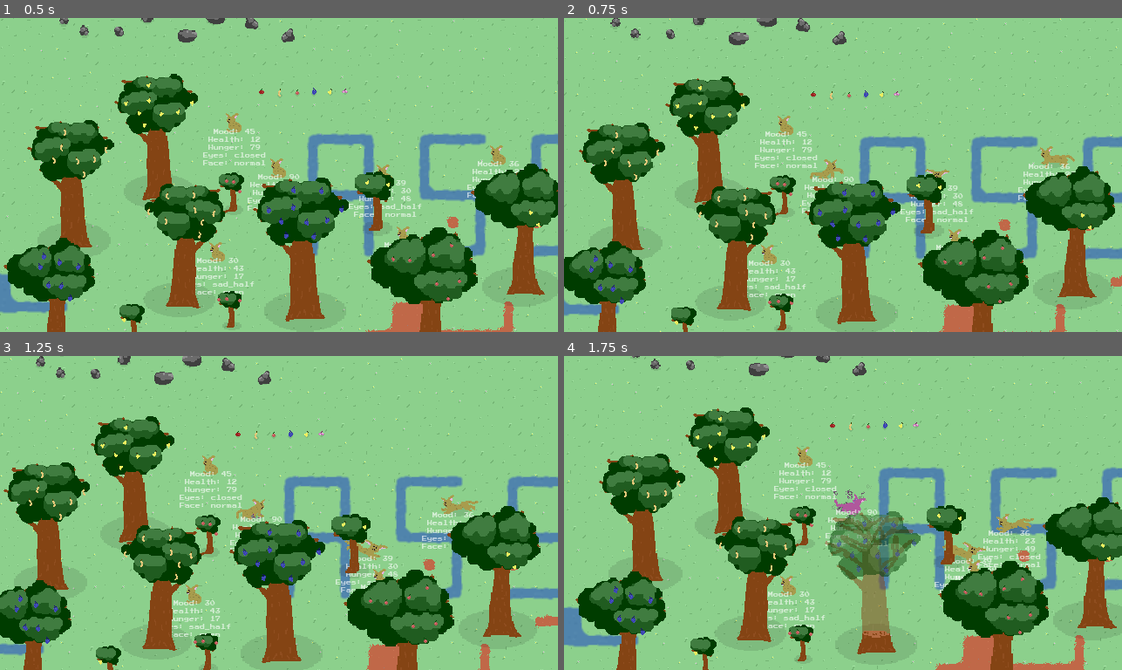
Above: before the commit, frames 1-4 (two rows, left to right).
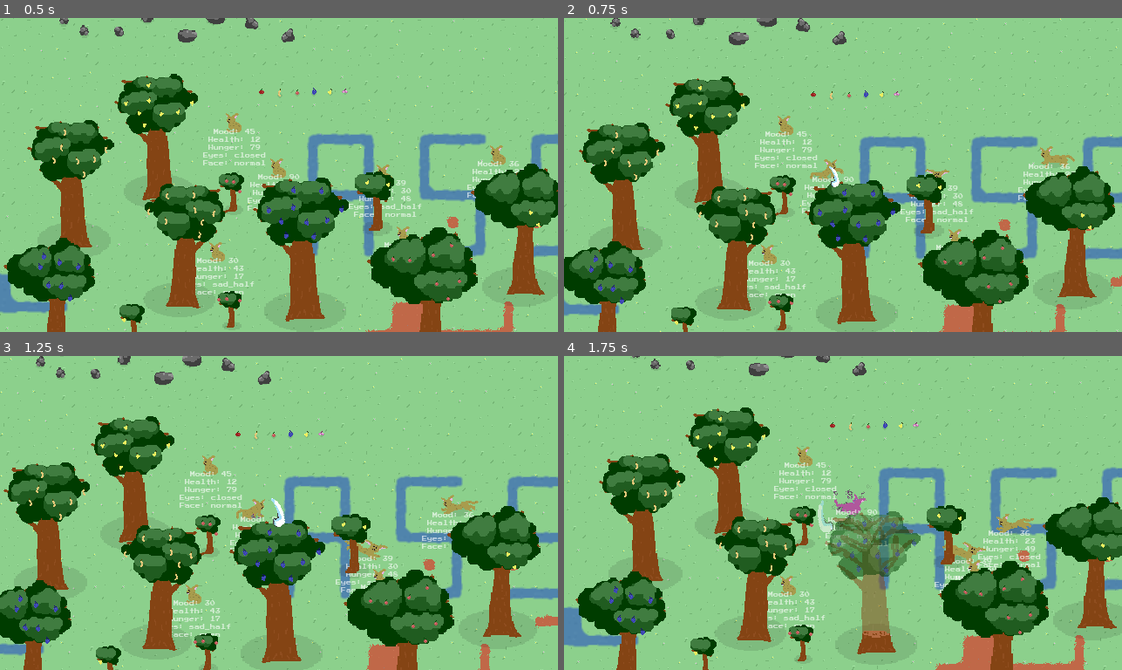
Above: after the commit, the same moments.

Repository: pusio/gamejam-acerola0-aberration
Game: Godot game, scene res://scenes/Game.tscn
Same seed, same stepped clock (60 frames per second), same inputs: the game is played once before the commit and once after it.
Inputs (mouse positions are in pixels of both pictures, inside the frame that each line leads up to):
- Up to frame 1 (0.5 s): no input
- Up to frame 2 (0.75 s): move the mouse to (965, 159) at 0.52 s; press the mouse at (965, 159) at 0.53 s; hold D (right) from 0.53 s (still down)
- Up to frame 3 (1.25 s): keep holding D (right)
- Up to frame 4 (1.75 s): move the mouse to (731, 528) at 1.27 s; release D (right) at 1.28 s; release the mouse at (731, 528) at 1.28 s; hold S (down) from 1.28 s (still down); click (731, 528) at 1.35 s

Frame 1 is identical in both runs. In frame 2, less than 0.1% of the frame differs, in the area x 47-50%, y 47-54%; in frame 3, 0.1%; in frame 4, 0.1%, in the area x 45-49%, y 45-57%.

Commit message:
attack sends dmg packet projectile

Diff:
--- a/game/objects/creatures/Ocelot.tscn
+++ b/game/objects/creatures/Ocelot.tscn
@@ -1003,6 +1003,7 @@
 
 [node name="SpieciesController" type="Node2D" parent="." node_paths=PackedStringArray("particleAttachmentPoint")]
 script = ExtResource("2_u1ydl")
+movementSpeed = null
 particleAttachmentPoint = NodePath("../Origin/Anchor/Body/ParticleAttachmentPoint")
 
 [node name="CollisionShape2D" type="CollisionShape2D" parent="."]
--- /dev/null
+++ b/game/objects/projectiles/BasicAttack.tscn
@@ -0,0 +1,27 @@
+[gd_scene load_steps=4 format=3 uid="uid://g1ofae5fkwi7"]
+
+[ext_resource type="Script" path="res://scripts/AttackProjectile.gd" id="1_a0wws"]
+[ext_resource type="Texture2D" uid="uid://bh4arvj2h0eig" path="res://textures/objects.png" id="2_82qht"]
+
+[sub_resource type="CapsuleShape2D" id="CapsuleShape2D_2bq7u"]
+radius = 9.0
+height = 36.0
+
+[node name="Projectile" type="Area2D"]
+y_sort_enabled = true
+script = ExtResource("1_a0wws")
+timeToLive = 0.35
+speed = 150.0
+
+[node name="Sprite" type="Sprite2D" parent="."]
+y_sort_enabled = true
+rotation = 1.14639
+texture = ExtResource("2_82qht")
+offset = Vector2(-5.635, 7.795)
+region_enabled = true
+region_rect = Rect2(3, 231, 36, 21)
+
+[node name="Collision" type="CollisionShape2D" parent="."]
+position = Vector2(-10, -2)
+rotation = 2.9063
+shape = SubResource("CapsuleShape2D_2bq7u")
--- /dev/null
+++ b/game/scripts/AttackProjectile.gd
@@ -0,0 +1,70 @@
+extends Collectable
+class_name AttackProjectile
+
+@export var timeToLive: float
+@export var speed: float
+
+var direction: Vector2
+var damage: int
+var source: Node2D
+var exclude: Array[Node]
+var parentVelocity: Vector2
+
+
+func prepare(dir: Vector2, dmg: int, vel: Vector2, src: Node2D, excl: Array[Node]) -> void:
+	direction = dir.normalized()
+	global_position = src.global_position
+	rotation = Vector2.RIGHT.angle_to(direction)
+	if rotation_degrees < -90 || rotation_degrees > 90:
+		scale.x *= -1
+		rotation_degrees -= 180
+	damage = dmg
+	exclude = []
+	source = src
+	parentVelocity = vel
+	for ex in excl:
+		exclude.append(ex)
+	get_tree().create_timer(timeToLive).connect("timeout", queue_free)
+	var sprite: Sprite2D = $Sprite
+	var fadeTime = 0.15
+	var targetScale = scale
+	scale *= 0.3
+	create_tween().set_ease(Tween.EASE_OUT).set_trans(Tween.TRANS_CIRC).tween_property(
+		self, "scale", targetScale, timeToLive
+	)
+	if timeToLive > fadeTime:
+		await Tools.wait(self, timeToLive - fadeTime)
+	create_tween().set_ease(Tween.EASE_IN).set_trans(Tween.TRANS_CUBIC).tween_property(
+		sprite,
+		"self_modulate",
+		Color(sprite.self_modulate.r, sprite.self_modulate.g, sprite.self_modulate.b, 0),
+		minf(fadeTime, timeToLive)
+	)
+	return
+
+
+func _process(delta) -> void:
+	position += (direction * speed + parentVelocity) * delta
+	pass
+
+
+# override
+func virtual_onReady() -> void:
+	type = CollectableType.Damage
+	return
+
+
+# override
+func virtual_onPickup(body: Node2D) -> void:
+	if body == source:  # don't hit yourself
+		# print("exclude self")
+		return
+	if exclude.has(body):  # don't hit already hit target or ally
+		# print("exclude friend " + body.name)
+		return
+	if body.has_method("onHit"):
+		body.onHit(damage, source)
+	else:
+		print("hit agains unsupported target: " + body.name)
+	exclude.append(body)
+	return
--- a/game/scripts/Player.gd
+++ b/game/scripts/Player.gd
@@ -9,10 +9,13 @@
 
 func prepare(playerTexture: Texture2D) -> void:
 	name = "Player"
+	remove_from_group("ocelot")
+	add_to_group("player")
+	spieciesController.set_deferred("familyGroupTag", "player")
 	spieciesController.health = 100
 	spieciesController.hunger = 80
 	spieciesController.updateFace()
-	# add_to_group("player")
+	spieciesController.mainBody = self
 	await Tools.wait(self, 1.0)
 	spieciesController.attachParticle(preload("res://objects/fx/MagicSpell-DeathLoop.tscn"))
 	await Tools.wait(self, 0.5)
--- a/game/scripts/ai/RandomAITest.gd
+++ b/game/scripts/ai/RandomAITest.gd
@@ -1,4 +1,5 @@
 extends CharacterBody2D
+class_name RandomAI
 
 @onready var spieciesController: Spiecies = $SpieciesController
 
@@ -12,6 +13,7 @@
 	spieciesController.hunger = randi_range(1, 100)
 	spieciesController.health = randi_range(1, 100)
 	spieciesController.updateFace()
+	spieciesController.mainBody = self
 	return
 
 
--- a/game/scripts/creatures/Ocelot.gd
+++ b/game/scripts/creatures/Ocelot.gd
@@ -16,9 +16,11 @@
 var lastInputCooldown: float = 0.0
 var isAttacking: bool = false
 var isEmoting: bool = false
+var attackVector: Vector2
 
 
 func _ready() -> void:
+	familyGroupTag = "ocelot"
 	updateBodyAP()
 	headAP.play("forward")
 	updateFace()
@@ -104,7 +106,10 @@
 
 # triggered by animation
 func attack_execute() -> void:
-	print("kamehameha")
+	var atkTscn: PackedScene = preload("res://objects/projectiles/BasicAttack.tscn")
+	var atk: AttackProjectile = atkTscn.instantiate()
+	get_tree().root.add_child(atk)
+	atk.prepare(attackVector, 1, mainBody.velocity, mainBody, get_tree().get_nodes_in_group(familyGroupTag))
 	return
 
 
@@ -114,7 +119,9 @@
 	return
 
 
-func virtual_attack(_vector: Vector2) -> void:
+func virtual_attack(vector: Vector2) -> void:
+	if !isAttacking:
+		attackVector = vector
 	isAttacking = true
 	isJumping = false
 	bodyAP.speed_scale = (bodyAP.speed_scale + 1.5) / 2.0
--- a/game/scripts/creatures/Spiecies.gd
+++ b/game/scripts/creatures/Spiecies.gd
@@ -7,7 +7,8 @@
 
 var hunger: int = 100
 var health: int = 100
-
+var familyGroupTag: String
+var mainBody: CharacterBody2D
 
 func virtual_process(_body: CharacterBody2D, _delta: float, _direction: Vector2) -> void:
 	return
--- a/game/scripts/objects/Collectable.gd
+++ b/game/scripts/objects/Collectable.gd
@@ -1,7 +1,7 @@
 extends Area2D
 class_name Collectable
 
-enum CollectableType { Unknown = 0, Food = 1 }
+enum CollectableType { Unknown = 0, Food = 1, Damage = 2 }
 
 var type: CollectableType = CollectableType.Unknown
 
@@ -13,12 +13,11 @@
 
 
 func on_body_entered(body: Node2D) -> void:
-	if body is Player:
-		virtual_onPickup(body as Player)
+	virtual_onPickup(body)
 	return
 
 
-func virtual_onPickup(_player: Player) -> void:
+func virtual_onPickup(_body: Node2D) -> void:
 	return
 
 
--- a/game/scripts/objects/Destroyable.gd
+++ b/game/scripts/objects/Destroyable.gd
@@ -1,5 +1,10 @@
 extends RigidBody2D
 class_name Destroyable
+
+
+func onHit(damage: int, attacker: Node2D) -> void:
+	print("%s attacked %s for %s dmg" % [attacker.name, name, str(damage)])
+	return
 
 # shared logic with health
 # and change of graphics
--- a/game/scripts/objects/Food.gd
+++ b/game/scripts/objects/Food.gd
@@ -7,6 +7,7 @@
 @onready var shadow: Sprite2D = $"-Shadow"
 var isOnGround: bool = true
 
+
 # override
 func virtual_onReady() -> void:
 	type = CollectableType.Food
@@ -14,11 +15,13 @@
 		scale.x *= -1
 	return
 
+
 # override
-func virtual_onPickup(player: Player) -> void:
-	print("pick up " + name)
-	player.eatFood(nutrition)
-	queue_free()
+func virtual_onPickup(body: Node2D) -> void:
+	if body is Player:
+		var player = body as Player
+		player.eatFood(nutrition)
+		queue_free()
 	return
 
 
Not shown, changed: game/mvp.txt
Binary file changed: game/textures/objects.png
Not shown, changed: assets/aseprite/objects.aseprite
